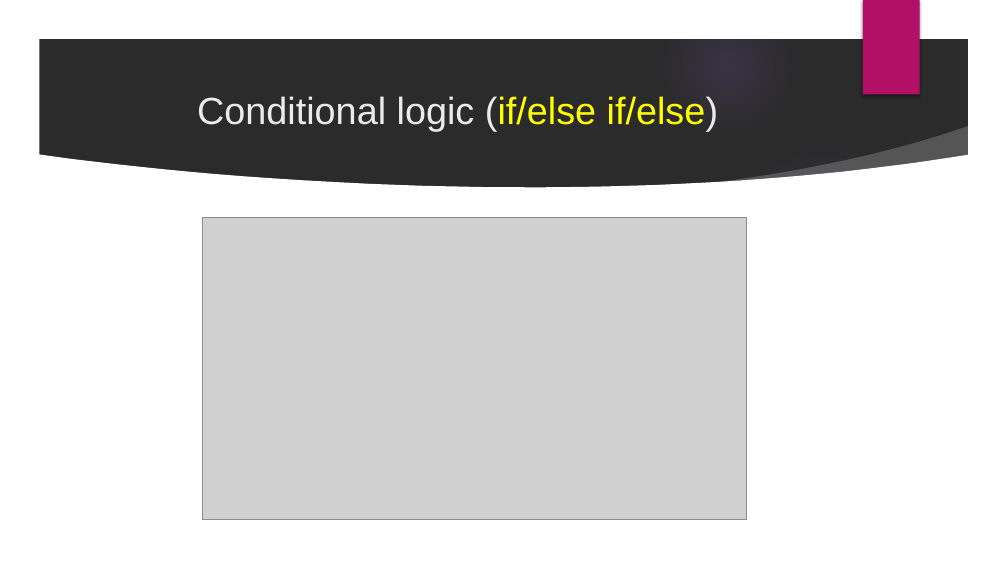
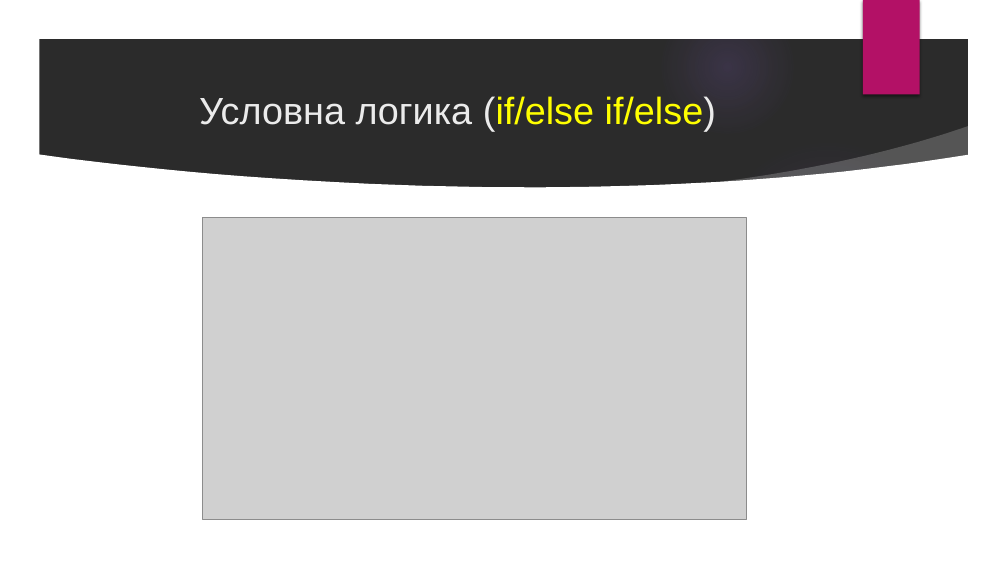
Before and after one commit to velizar92/CSharp-Programming-Presentations, a slide deck: slide 18 of C# Basics.pptx (slide 16 before the commit). Drawn at 1008x567 pixels with LibreOffice and Linux fonts; fonts in the diff are those of the drawing; grey boxes stand for pictures; background and template pictures are left out; a plain dark background stands for a picture behind light text. Boxes give left, top, right and bottom in pixels: in the first picture for what was removed or moved away, otherwise in the second. Text is boxed around its words. In the diff, an @@ line names an element or a change of style, - is before the commit and + after.

```diff
--- a/C# Basics.pptx
+++ b/C# Basics.pptx
@@ title at box(199, 96, 716, 132): text changed @@
-Conditional logic (if/else if/else)
+Условна логика (if/else if/else)
```
Also in this commit, not shown: 12 other slides changed, 10 slides added, 7 slides removed.
